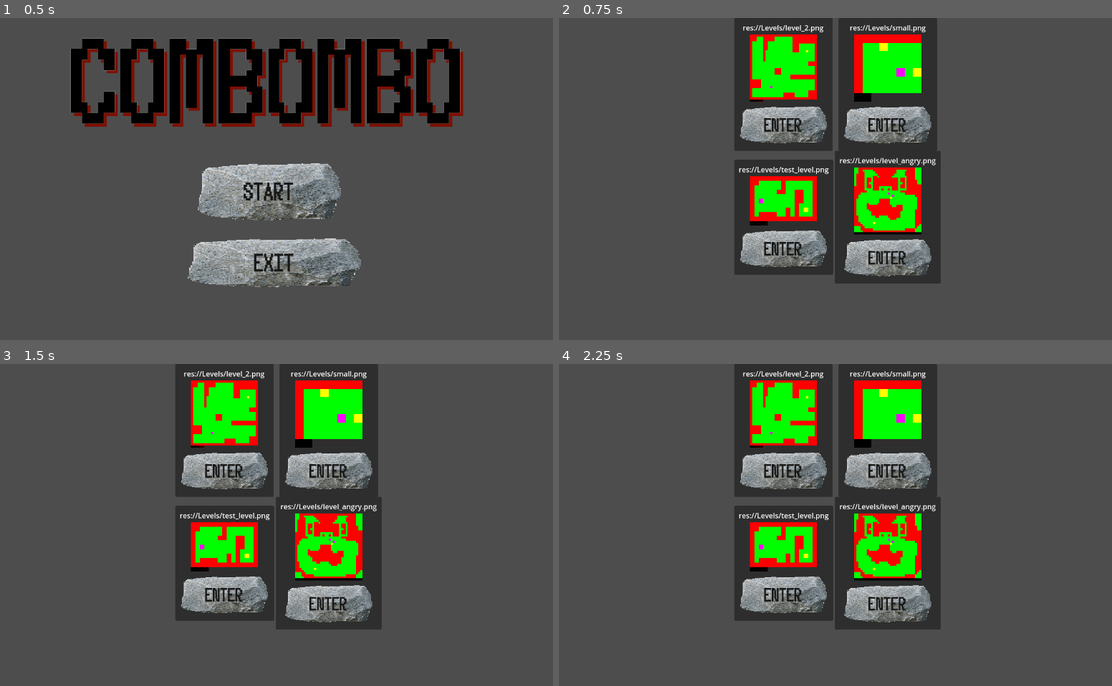
Above: before the commit, frames 1-4 (two rows, left to right).
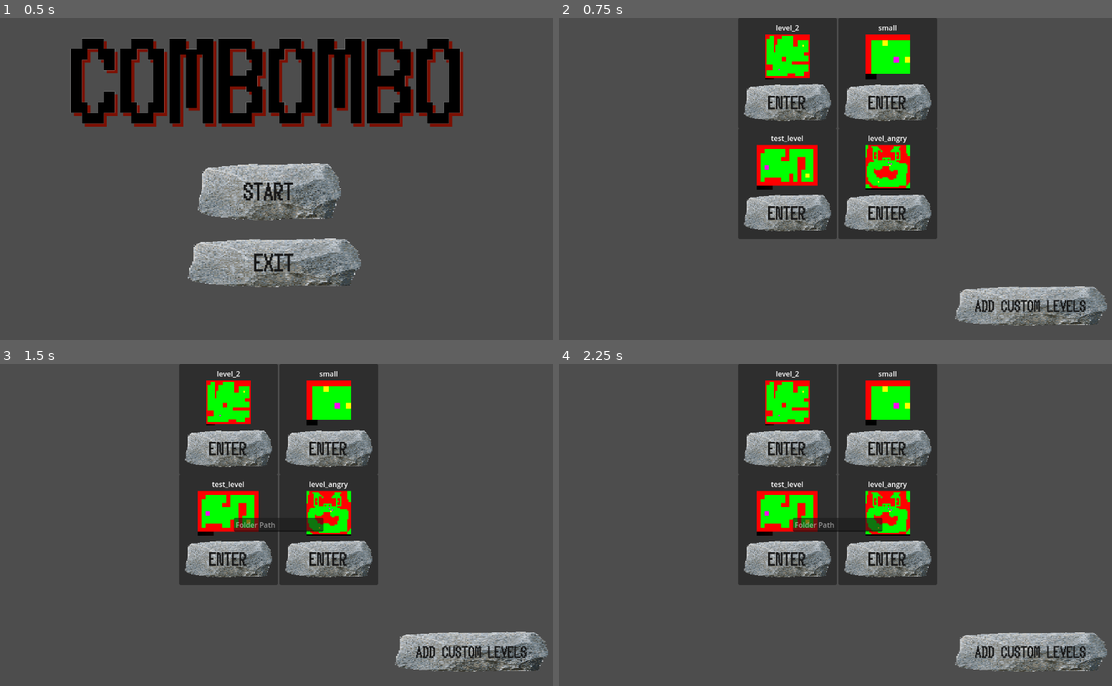
Above: after the commit, the same moments.

Repository: MaxWesterlund/Combombo
Game: Godot game, scene res://Scenes/Menus/Menu.tscn
The game is run twice, just before and just after one commit, with the same random seed, the same clock (stepped at 60 frames per second) and the same inputs.
Inputs (mouse positions are in pixels of both pictures, inside the frame that each line leads up to):
- Up to frame 1 (0.5 s): no input
- Up to frame 2 (0.75 s): click (829, 191) at 0.5 s
- Up to frame 3 (1.5 s): click (470, 650) at 1.27 s
- Up to frame 4 (2.25 s): tap Enter at 2 s; move the mouse to (962, 508) at 2.02 s; press the mouse at (962, 508) at 2.03 s; hold D (move_right) from 2.03 s (still down)

Frame 1 is identical in both runs. In frame 2, 22% of the frame differs, in the area x 31-100%, y 0-96%; in frame 3, 22%; in frame 4, 22%.

Commit message:
custom levels

Diff:
--- a/Scenes/Menus/level_panel.tscn
+++ b/Scenes/Menus/level_panel.tscn
@@ -30,11 +30,11 @@
 horizontal_alignment = 1
 
 [node name="TextureRect" type="TextureRect" parent="MarginContainer/CenterContainer/GridContainer"]
-custom_minimum_size = Vector2(150, 0)
+custom_minimum_size = Vector2(0, 100)
 layout_mode = 2
 size_flags_horizontal = 4
 size_flags_vertical = 4
-expand_mode = 5
+expand_mode = 3
 
 [node name="Button" parent="MarginContainer/CenterContainer/GridContainer" instance=ExtResource("1_wr3ko")]
 custom_minimum_size = Vector2(200, 0)
--- a/Scenes/Menus/level_select.gd
+++ b/Scenes/Menus/level_select.gd
@@ -5,11 +5,43 @@
 func _ready():
 	add_built_in_levels()
 
+func on_add_custom_levels():
+	var line_edit = get_node("CenterContainer/LineEdit")
+	line_edit.visible = true
+	line_edit.editable = true
+
+func on_custom_folder_selected(path: String):
+	var line_edit = get_node("CenterContainer/LineEdit")
+	line_edit.visible = false
+	line_edit.editable = false
+	line_edit.text = ""
+	add_custom_levels(path + "/")
+
+func add_custom_levels(path: String):
+	var dir = DirAccess.open(path)
+	if dir:
+		var format_exp = RegEx.new()
+		format_exp.compile("[.]\\w+$")
+
+		var name_exp = RegEx.new()
+		name_exp.compile("^\\w+")
+
+		dir.list_dir_begin()
+		var file_name = dir.get_next()
+		while file_name != "":
+			var search = format_exp.search(file_name).get_string()
+			if search == ".png":
+				add_level(path + file_name, name_exp.search(file_name).get_string())
+			file_name = dir.get_next()
+
 func add_built_in_levels():
 	var dir = DirAccess.open("res://Levels/")
 	if dir:
 		var format_exp = RegEx.new()
 		format_exp.compile("[.]\\w+$")
+
+		var name_exp = RegEx.new()
+		name_exp.compile("^\\w+")
 
 		dir.list_dir_begin()
 		var file_name = dir.get_next()
@@ -17,15 +49,16 @@
 			var search = format_exp.search(file_name).get_string()
 			if OS.has_feature("editor"):
 				if search == ".png":
-					add_level("res://Levels/" + file_name)
+					add_level("res://Levels/" + file_name, name_exp.search(file_name).get_string())
 			elif search == ".import":
-				add_level("res://Levels/" + file_name.replace(".import", ""))
+				add_level("res://Levels/" + file_name.replace(".import", ""), name_exp.search(file_name).get_string())
 			file_name = dir.get_next()
 
-func add_level(path: String):
-	var image = load(path)
+func add_level(path: String, name: String):
+	var image = Image.new()
+	image.load(path)
 	if image == null:
 		return
 	var instance = level_panel.instantiate()
-	instance.display_level(image, path)
+	instance.display_level(image, name)
 	get_node("ScrollContainer/CenterContainer/GridContainer").add_child(instance)
--- a/Scenes/Menus/level_select.tscn
+++ b/Scenes/Menus/level_select.tscn
@@ -1,6 +1,7 @@
-[gd_scene load_steps=2 format=3 uid="uid://cislcta1suf12"]
+[gd_scene load_steps=3 format=3 uid="uid://cislcta1suf12"]
 
 [ext_resource type="Script" path="res://Scenes/Menus/level_select.gd" id="1_mj67a"]
+[ext_resource type="PackedScene" uid="uid://6ejmjpdq8ddv" path="res://Scenes/Menus/Button.tscn" id="2_51guy"]
 
 [node name="LevelSelect" type="Control"]
 layout_mode = 3
@@ -29,3 +30,36 @@
 size_flags_vertical = 3
 theme_override_constants/v_separation = 0
 columns = 2
+
+[node name="Button" parent="." instance=ExtResource("2_51guy")]
+layout_mode = 0
+offset_left = 897.0
+offset_top = 592.0
+offset_right = 1247.0
+offset_bottom = 696.0
+
+[node name="Label" parent="Button" index="1"]
+theme_override_font_sizes/font_size = 13
+text = "Add custom levels"
+
+[node name="CenterContainer" type="CenterContainer" parent="."]
+layout_mode = 1
+anchors_preset = 15
+anchor_right = 1.0
+anchor_bottom = 1.0
+grow_horizontal = 2
+grow_vertical = 2
+mouse_filter = 2
+
+[node name="LineEdit" type="LineEdit" parent="CenterContainer"]
+visible = false
+custom_minimum_size = Vector2(200, 0)
+layout_mode = 2
+placeholder_text = "Folder Path"
+editable = false
+virtual_keyboard_enabled = false
+
+[connection signal="pressed" from="Button/TextureButton" to="." method="on_add_custom_levels"]
+[connection signal="text_submitted" from="CenterContainer/LineEdit" to="." method="on_custom_folder_selected"]
+
+[editable path="Button"]
Not shown, changed: export_presets.cfg
